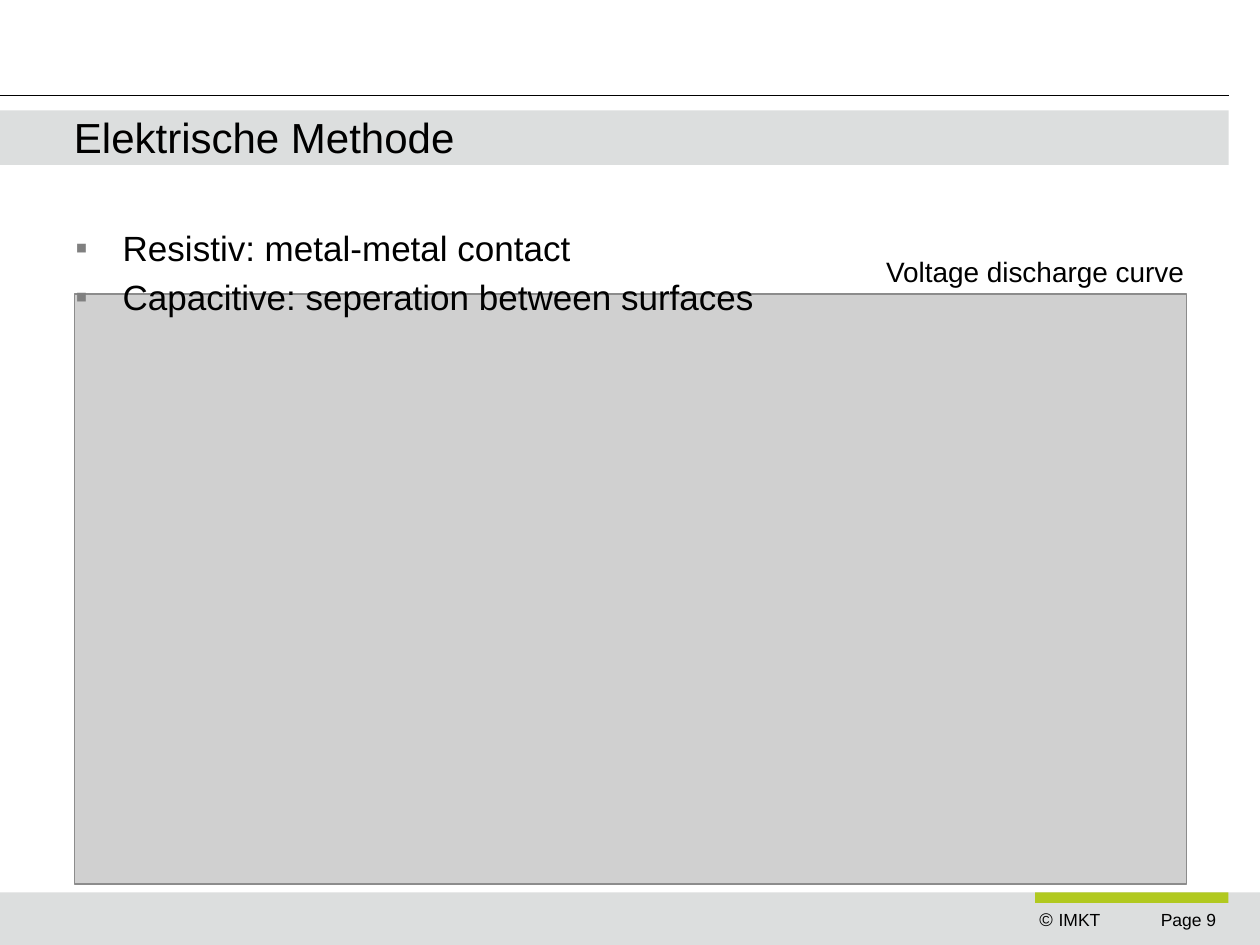
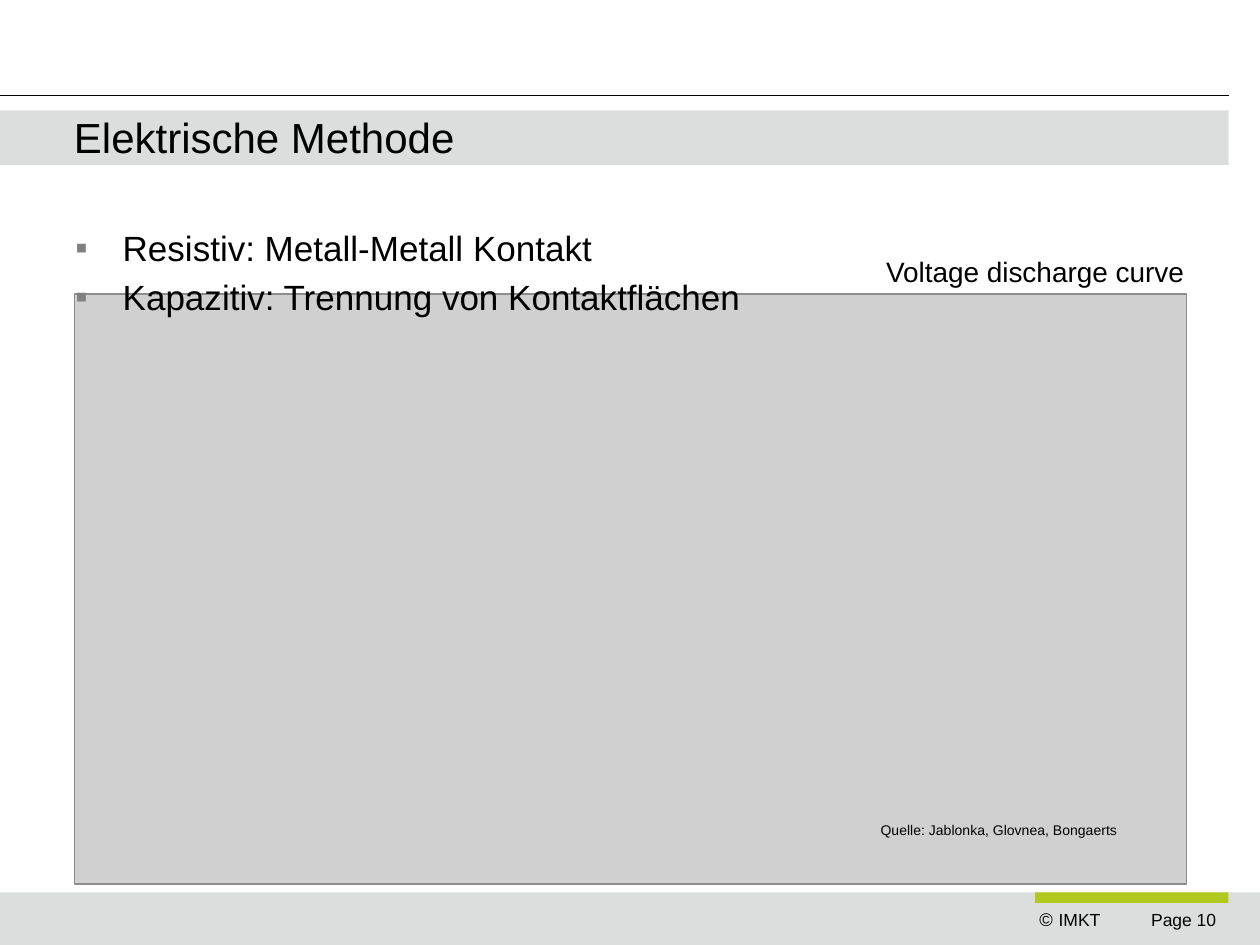
Before and after one commit to ngocminhdao88/dao_masterarbeit, a slide deck: slide 10 of presentations/ziel_der_arbeit_vw.pptx (slide 9 before the commit). Drawn at 1260x945 pixels with LibreOffice and Linux fonts; fonts in the diff are those of the drawing; grey boxes stand for pictures; background and template pictures are left out. Boxes give left, top, right and bottom in pixels: in the first picture for what was removed or moved away, otherwise in the second. Text is boxed around its words. In the diff, an @@ line names an element or a change of style, - is before the commit and + after.

```diff
--- a/presentations/ziel_der_arbeit_vw.pptx
+++ b/presentations/ziel_der_arbeit_vw.pptx
@@ text at [123, 235, 740, 317]: text changed @@
-▪ Resistiv: metal-metal contact
-▪ Capacitive: seperation between surfaces
+▪ Resistiv: Metall-Metall Kontakt
+▪ Kapazitiv: Trennung von Kontaktflächen
@@ text added at [881, 825, 1117, 838], 8 pt, text #000000 @@
+Quelle: Jablonka, Glovnea, Bongaerts
@@ page number at [1151, 913, 1216, 930]: text changed @@
-Page 9
+Page 10
```
Also in this commit, not shown: 13 other slides changed, 2 slides added, 10 other files.
